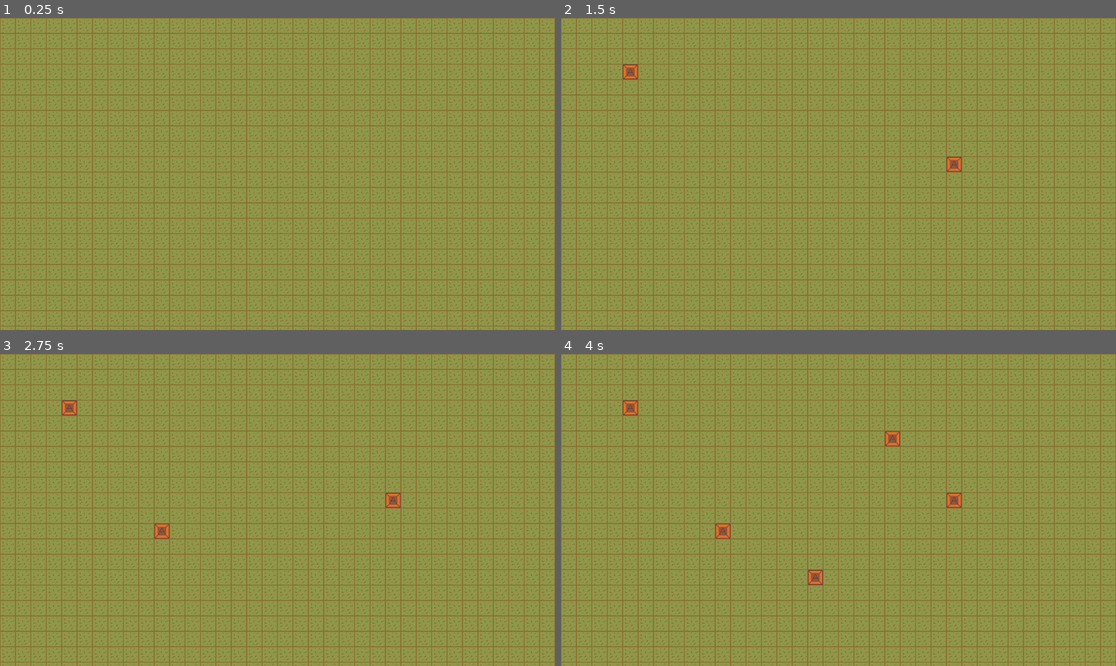
Above: before the commit, frames 1-4 (two rows, left to right).
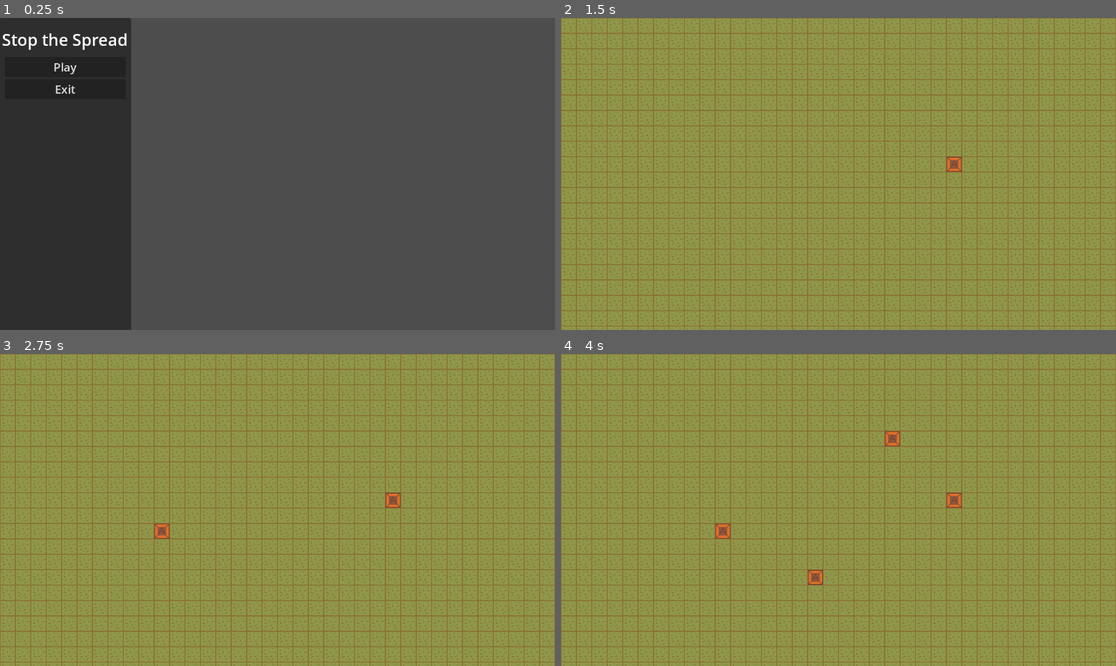
Above: after the commit, the same moments.

Repository: AbstractMelon/HourGame
Game: Godot game, scene res://scenes/main_menu.tscn
The game is run twice, just before and just after one commit, with the same random seed, the same clock (stepped at 60 frames per second) and the same inputs. Before the commit the project starts from res://scenes/main.tscn.
Inputs (mouse positions are in pixels of both pictures, inside the frame that each line leads up to):
- Up to frame 1 (0.25 s): no input
- Up to frame 2 (1.5 s): click (627, 67) at 0.5 s, where only the run after the commit has a clickable "Play"; tap Enter at 1.25 s; move the mouse to (960, 158) at 1.27 s; hold Right mouse button (move_camera_mouse) from 1.28 s (still down); click (960, 158) at 1.42 s
- Up to frame 3 (2.75 s): tap Space at 2 s; move the mouse to (166, 525) at 2.02 s; release Right mouse button (move_camera_mouse) at 2.03 s; right-click (166, 525) at 2.1 s; click (166, 525) at 2.17 s
- Up to frame 4 (4 s): tap Enter at 2.75 s; move the mouse to (894, 441) at 2.77 s; hold Right mouse button (move_camera_mouse) 2.78-3.53 s; click (894, 441) at 2.92 s; tap Space at 3.5 s; move the mouse to (810, 572) at 3.52 s; right-click (810, 572) at 3.6 s; click (810, 572) at 3.67 s

The runs differ from the first frame. In frame 1, 100% of the frame differs, in the area x 0-100%, y 0-100%; in frame 2, 0.1%; in frame 3, 0.1%; in frame 4, 0.1%.

Commit message:
Menu, Music, and Mayhem

Diff:
--- a/project.godot
+++ b/project.godot
@@ -11,7 +11,7 @@
 [application]
 
 config/name="HourGame"
-run/main_scene="uid://rvrb2u87rciw"
+run/main_scene="uid://cbylii50tai63"
 config/features=PackedStringArray("4.4", "Forward Plus")
 config/icon="res://Textures/icon.svg"
 
--- /dev/null
+++ b/scenes/main_menu.tscn
@@ -0,0 +1,54 @@
+[gd_scene load_steps=3 format=3 uid="uid://cbylii50tai63"]
+
+[ext_resource type="Script" uid="uid://br0xy30q83y7e" path="res://scripts/main_menu.gd" id="1_l6cm7"]
+[ext_resource type="AudioStream" uid="uid://dt7cxb1v8rufa" path="res://assets/audio/background.mp3" id="2_ekxnf"]
+
+[node name="MainMenu" type="Node2D"]
+script = ExtResource("1_l6cm7")
+
+[node name="Control" type="Control" parent="."]
+layout_mode = 3
+anchors_preset = 0
+offset_right = 40.0
+offset_bottom = 40.0
+
+[node name="Container" type="Panel" parent="Control"]
+layout_mode = 0
+offset_right = 272.0
+offset_bottom = 650.0
+
+[node name="Label" type="Label" parent="Control/Container"]
+layout_mode = 0
+offset_left = -1.0
+offset_top = 11.0
+offset_right = 271.0
+offset_bottom = 78.0
+theme_override_font_sizes/font_size = 34
+text = "Stop the Spread"
+horizontal_alignment = 1
+vertical_alignment = 1
+
+[node name="VBoxContainer" type="VBoxContainer" parent="Control/Container"]
+layout_mode = 0
+offset_left = 10.0
+offset_top = 81.0
+offset_right = 261.0
+offset_bottom = 331.0
+
+[node name="Play" type="Button" parent="Control/Container/VBoxContainer"]
+layout_mode = 2
+theme_override_font_sizes/font_size = 24
+text = "Play"
+
+[node name="Exit" type="Button" parent="Control/Container/VBoxContainer"]
+layout_mode = 2
+theme_override_font_sizes/font_size = 24
+text = "Exit
+"
+
+[node name="AudioStreamPlayer" type="AudioStreamPlayer" parent="."]
+stream = ExtResource("2_ekxnf")
+autoplay = true
+
+[connection signal="pressed" from="Control/Container/VBoxContainer/Play" to="." method="_on_play_pressed"]
+[connection signal="pressed" from="Control/Container/VBoxContainer/Exit" to="." method="_on_exit_pressed"]
--- /dev/null
+++ b/scripts/main_menu.gd
@@ -0,0 +1,11 @@
+extends Node2D
+
+# Called when the node enters the scene tree for the first time.
+func _ready() -> void:
+	pass # Replace with function body.
+
+func _on_play_pressed() -> void:
+	get_tree().change_scene_to_file("res://scenes/main.tscn")
+
+func _on_exit_pressed() -> void:
+	get_tree().quit()
Not shown, added: assets/audio/background.mp3.import
Not shown, added: scripts/main_menu.gd.uid
Not shown, added: assets/audio/background.mp3
